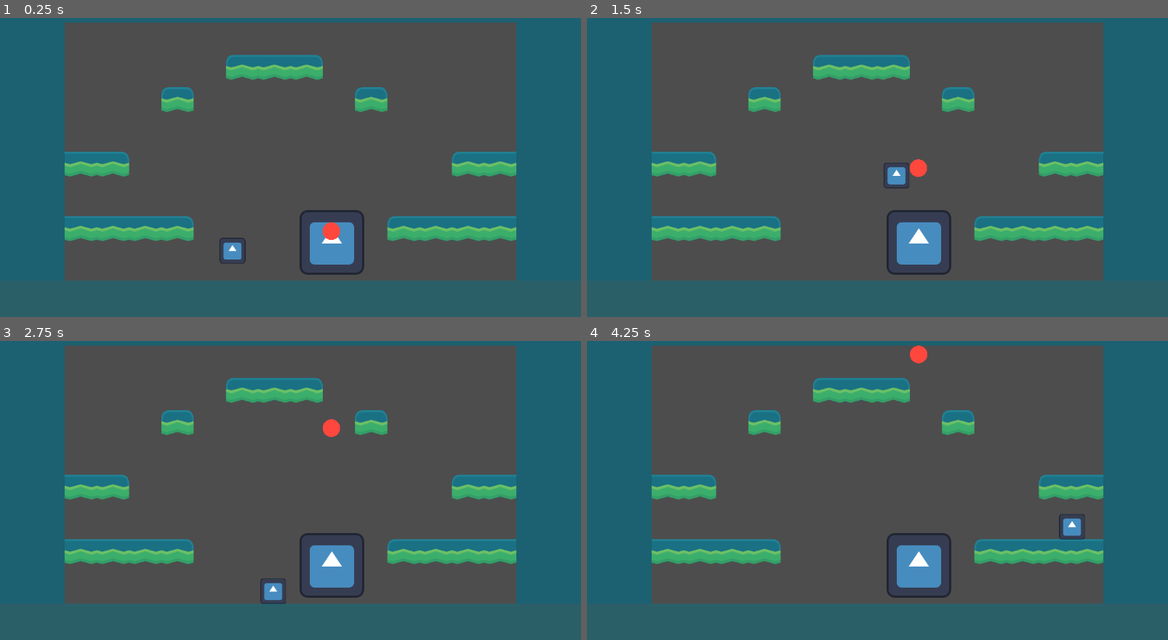
Above: before the commit, frames 1-4 (two rows, left to right).
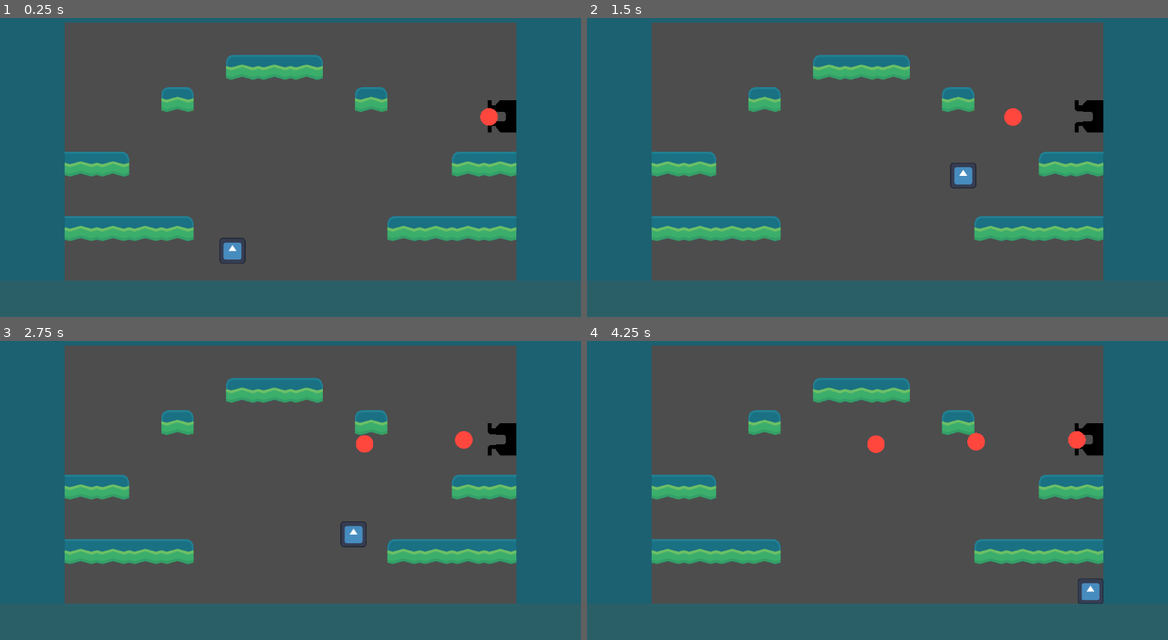
Above: after the commit, the same moments.

Repository: ApeGoat/Malefactor
Game: Godot game, scene res://main.tscn
The game is run twice, just before and just after one commit, with the same random seed, the same clock (stepped at 60 frames per second) and the same inputs. The engine's default icon, where the game draws it, is replaced by a stand-in: a white triangle on a blue panel in a dark square.
Inputs:
- Up to frame 1 (0.25 s): no input
- Up to frame 2 (1.5 s): hold D (right) from 0.53 s (still down); tap Space (jump) at 0.77 s
- Up to frame 3 (2.75 s): tap Space (jump) at 1.52 s; release D (right) at 2.03 s; hold A (left) from 2.03 s (still down)
- Up to frame 4 (4.25 s): release A (left) at 2.78 s; hold D (right) from 2.78 s (still down); tap Space (jump) at 3.02, 3.77 s

The runs differ from the first frame. In frame 1, 1.9% of the frame differs, in the area x 51-89%, y 27-86%; in frame 2, 2.5%; in frame 3, 2.6%; in frame 4, 2.8%, in the area x 48-89%, y 1-88%.

Commit message:
Updated Cannon
renamed node, updated sprite, changed position, and added continuous firing

Diff:
--- a/malefactor/canon.gd
+++ b/malefactor/canon.gd
@@ -4,7 +4,9 @@
 @onready var projectile = load("res://projectile.tscn")
 
 func _ready():
-	shoot()
+	while(true):
+		shoot()
+		await get_tree().create_timer(2.0).timeout
 
 
 func shoot():
--- a/malefactor/collision_shape_2d.gd
+++ /dev/null
@@ -1 +0,0 @@
-extends CollisionShape2D
--- a/malefactor/main.tscn
+++ b/malefactor/main.tscn
@@ -1,9 +1,11 @@
-[gd_scene load_steps=10 format=4 uid="uid://64jcp867gwj8"]
+[gd_scene load_steps=14 format=4 uid="uid://64jcp867gwj8"]
 
 [ext_resource type="Texture2D" uid="uid://cf1ys5xcw32x7" path="res://icon.svg" id="1_ig7tw"]
 [ext_resource type="Texture2D" uid="uid://ctav1w77b8g4d" path="res://tilesheet_complete.png" id="2_0xm2m"]
+[ext_resource type="Texture2D" uid="uid://w42urklfrkwm" path="res://new_image_texture.tres" id="2_7mycd"]
 [ext_resource type="Script" uid="uid://bjfrgj7l7ojq5" path="res://character_body_2d.gd" id="2_h2yge"]
-[ext_resource type="Script" path="res://canon.gd" id="7_272bh"]
+[ext_resource type="Texture2D" uid="uid://xhtb4vv2r4sn" path="res://cannon.png" id="6_272bh"]
+[ext_resource type="Script" uid="uid://b8rcytfv0buv4" path="res://canon.gd" id="7_272bh"]
 
 [sub_resource type="TileSetAtlasSource" id="TileSetAtlasSource_0xm2m"]
 texture = ExtResource("2_0xm2m")
@@ -283,11 +285,21 @@
 21:11/0 = 0
 6:11/0 = 0
 
+[sub_resource type="TileSetAtlasSource" id="TileSetAtlasSource_5vw27"]
+texture = ExtResource("2_7mycd")
+texture_region_size = Vector2i(64, 64)
+
+[sub_resource type="TileSetAtlasSource" id="TileSetAtlasSource_7mycd"]
+texture = ExtResource("6_272bh")
+texture_region_size = Vector2i(64, 64)
+
 [sub_resource type="TileSet" id="TileSet_h2yge"]
 tile_size = Vector2i(64, 64)
 uv_clipping = true
 physics_layer_0/collision_layer = 1
 sources/2 = SubResource("TileSetAtlasSource_0xm2m")
+sources/3 = SubResource("TileSetAtlasSource_5vw27")
+sources/4 = SubResource("TileSetAtlasSource_7mycd")
 
 [sub_resource type="TileSetAtlasSource" id="TileSetAtlasSource_1bvp3"]
 texture = ExtResource("2_0xm2m")
@@ -595,11 +607,12 @@
 scale = Vector2(0.4, 0.4)
 texture = ExtResource("1_ig7tw")
 
-[node name="Canon" type="Node2D" parent="."]
-position = Vector2(657, 501)
+[node name="Cannon" type="Node2D" parent="."]
+position = Vector2(993, 251)
+rotation = -1.57219
 script = ExtResource("7_272bh")
 metadata/_edit_group_ = true
 
-[node name="Canon" type="Sprite2D" parent="Canon"]
+[node name="Cannon" type="Sprite2D" parent="Cannon"]
 position = Vector2(1, -1)
-texture = ExtResource("1_ig7tw")
+texture = ExtResource("6_272bh")
--- /dev/null
+++ b/malefactor/new_image_texture.tres
@@ -0,0 +1,3 @@
+[gd_resource type="ImageTexture" format=3 uid="uid://w42urklfrkwm"]
+
+[resource]
--- a/malefactor/projectile.tscn
+++ b/malefactor/projectile.tscn
@@ -2,9 +2,12 @@
 
 [ext_resource type="Script" path="res://projectile.gd" id="1_dgwo2"]
 [ext_resource type="Texture2D" uid="uid://c74h2wxoe8v7" path="res://largeredcircle.svg" id="2_sxmqc"]
-[ext_resource type="Script" path="res://collision_shape_2d.gd" id="3_2xblw"]
 
 [sub_resource type="CircleShape2D" id="CircleShape2D_dgwo2"]
+
+[sub_resource type="GDScript" id="GDScript_qxf0c"]
+script/source = "extends CollisionShape2D
+"
 
 [node name="Projectile" type="CharacterBody2D"]
 position = Vector2(155, 339)
@@ -18,4 +21,4 @@
 [node name="CollisionShape2D" type="CollisionShape2D" parent="."]
 scale = Vector2(1.75, 1.75)
 shape = SubResource("CircleShape2D_dgwo2")
-script = ExtResource("3_2xblw")
+script = SubResource("GDScript_qxf0c")
Binary file added: malefactor/cannon.png
Not shown, added: malefactor/cannon.png.import
Not shown, removed: malefactor/collision_shape_2d.gd.uid
